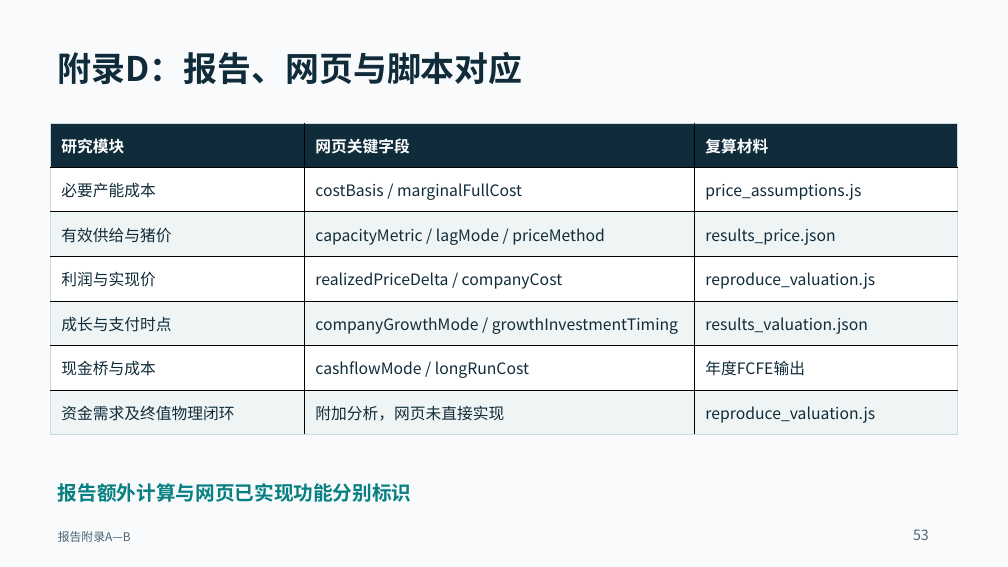
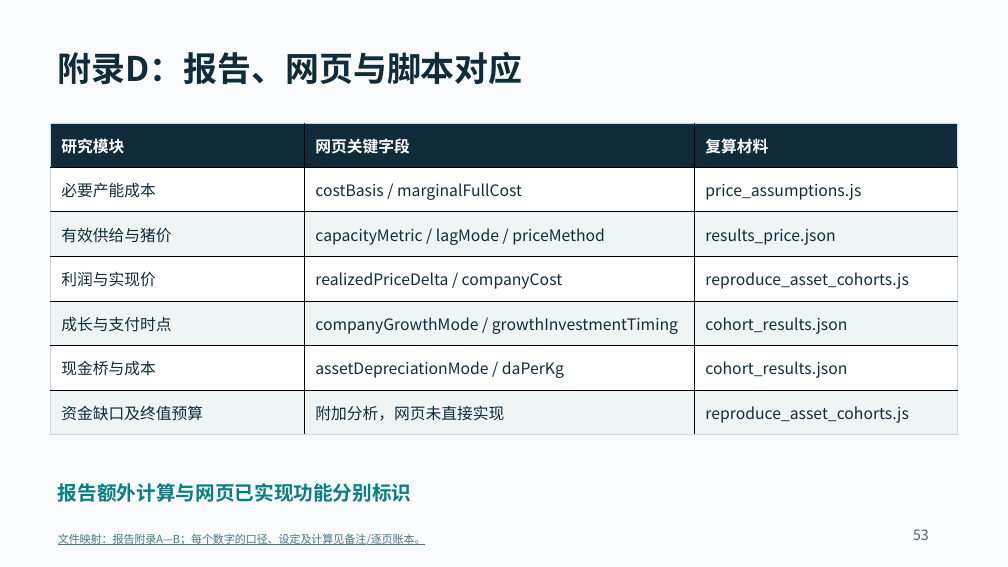
Before and after one commit to d202480025-code/muyuan-valuation-research, a slide deck: slide 53 of docs/downloads/lecture.pptx. Drawn at 1008x567 pixels with LibreOffice and Linux fonts; fonts in the diff are those of the drawing. Boxes give left, top, right and bottom in pixels: in the first picture for what was removed or moved away, otherwise in the second. Text is boxed around its words. In the diff, an @@ line names an element or a change of style, - is before the commit and + after.

Commit message:
Clarify price derivation, add chart and source ledgers, model asset depreciation cohorts

```diff
--- a/docs/downloads/lecture.pptx
+++ b/docs/downloads/lecture.pptx
@@ table at bbox=[51, 123, 958, 434] @@
-row 4, column 3: reproduce_valuation.js
+row 4, column 3: reproduce_asset_cohorts.js
-row 5, column 3: results_valuation.json
+row 5, column 3: cohort_results.json
-row 6, column 2: cashflowMode / longRunCost
+row 6, column 2: assetDepreciationMode / daPerKg
-row 6, column 3: 年度FCFE输出
+row 6, column 3: cohort_results.json
-row 7, column 1: 资金需求及终值物理闭环
+row 7, column 1: 资金缺口及终值预算
-row 7, column 3: reproduce_valuation.js
+row 7, column 3: reproduce_asset_cohorts.js
@@ text at bbox=[58, 534, 426, 545]: text changed; size 11.2 to 10.5 pt; text colour #4A6271 to #467886 @@
-报告附录A—B
+文件映射：报告附录A—B；每个数字的口径、设定及计算见备注/逐页账本。
```
Also in this commit, not shown: 40 other slides changed, 16 slides added, 14 slides removed, 54 other files.
